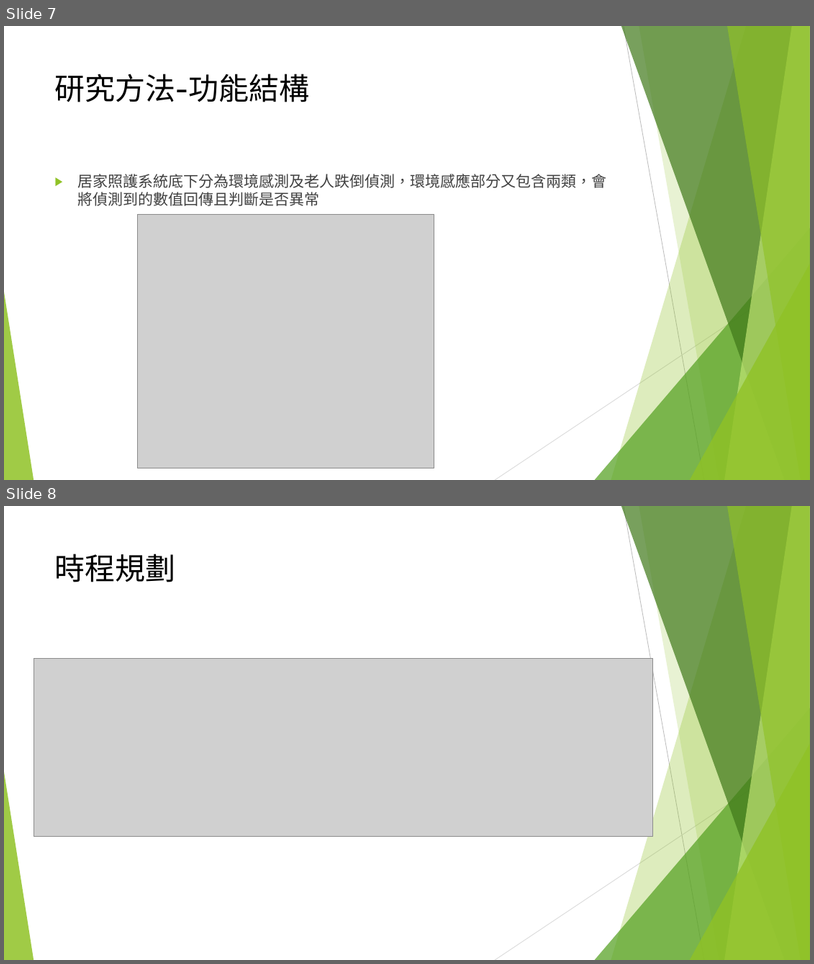
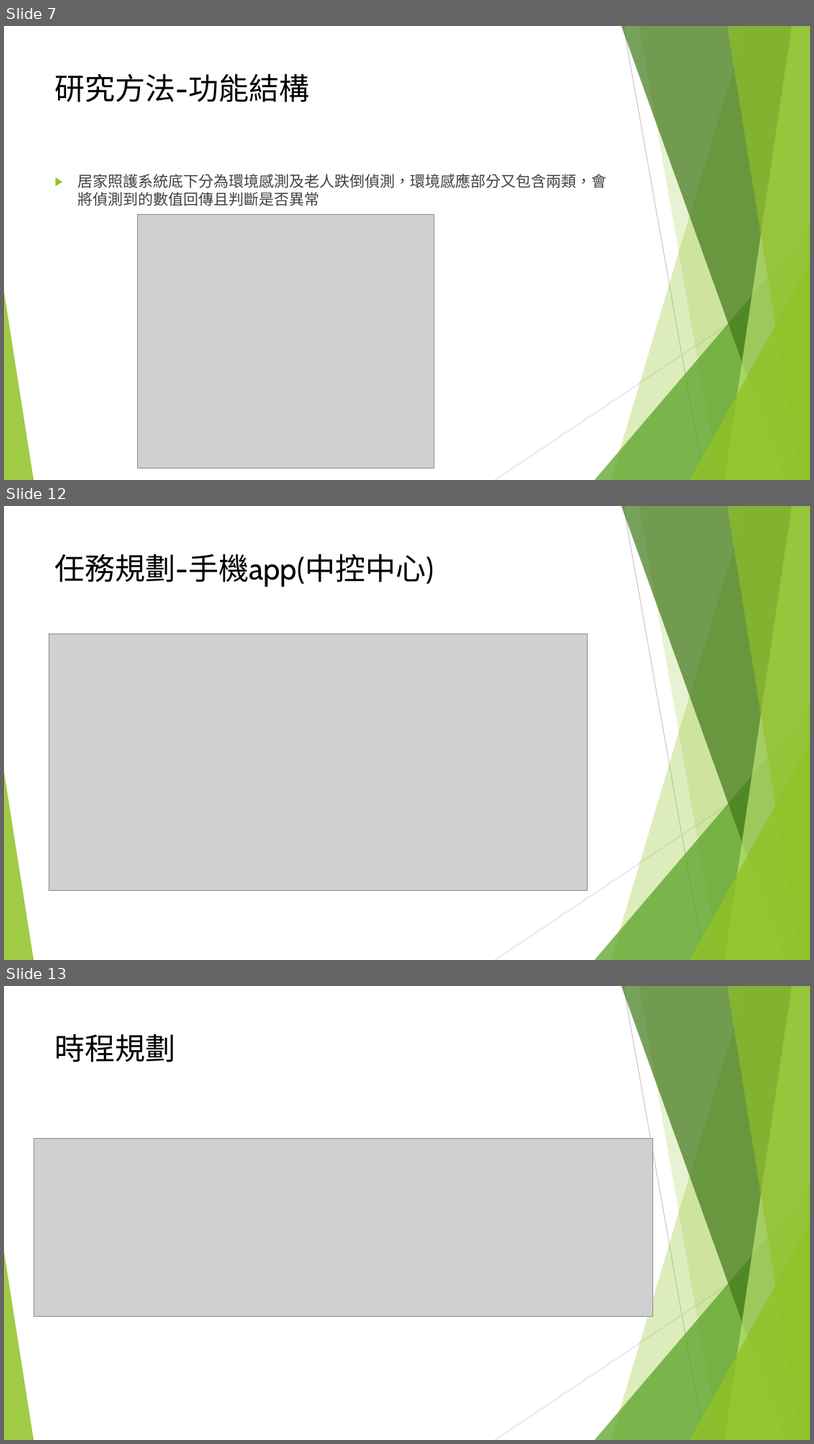
Before and after one commit to OTFSN/108_SM_Team-2, a slide deck: 軟體品質管理期中報告.pptx. Shown one above the other, each under a label of ours: slides 7 and 8 before the commit, slides 7, 12 and 13 after it; the slides between them are not shown. The pictures are 814x964 and 814x1444 pixels, drawn with LibreOffice and Linux fonts; fonts in the diff are those of the drawing; grey boxes stand for pictures. Boxes give left, top, right and bottom in pixels: in the first picture for what was removed or moved away, otherwise in the second. Text is boxed around its words. In the diff, an @@ line names an element or a change of style, - is before the commit and + after.

```diff
--- a/軟體品質管理期中報告.pptx
+++ b/軟體品質管理期中報告.pptx
@@ slide 12 added at [4, 506, 810, 960], background #FFFFFF; not listed: 10 template elements that a slide beside it also shows @@
@@ title added at [55, 554, 435, 587], 36 pt, text #000000 @@
+任務規劃-手機app(中控中心)
@@ picture added at [49, 633, 588, 890] @@
@@ what was slide 8 is now slide 13 @@
```
Also in this commit, not shown: 4 other slides added, 1 other file.
